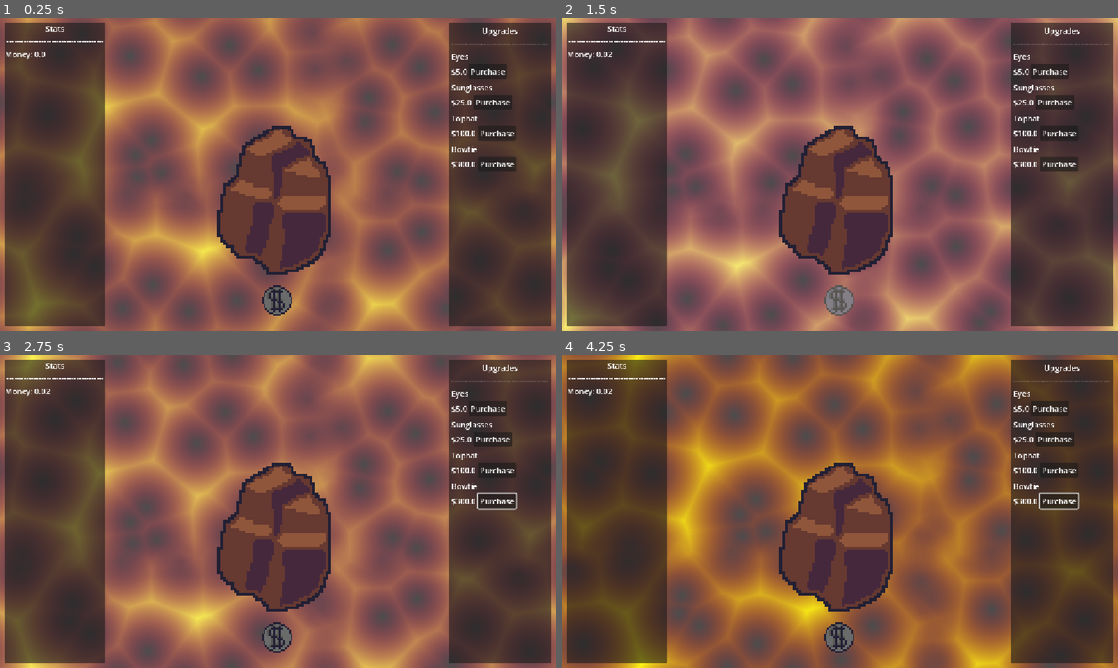
Above: before the commit, frames 1-4 (two rows, left to right).
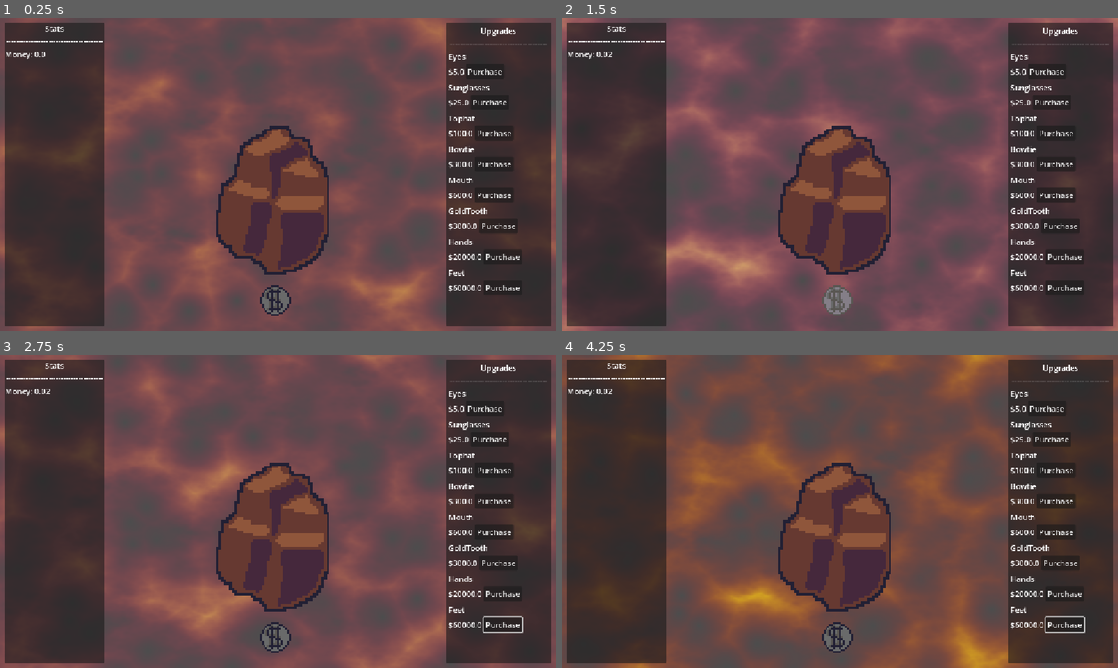
Above: after the commit, the same moments.

Repository: theophylaktos/incremental-game
Game: Godot game, scene res://game/main.tscn
Two runs of this game, one before a commit and one after it. Both use one fixed random seed, a clock stepped at 60 frames per second and the inputs below. Sound files missing from this copy of the repository are replaced by a short silence.
Inputs (mouse positions are in pixels of both pictures, inside the frame that each line leads up to; where the layout moved, square brackets give the same spot in the first picture):
- Up to frame 1 (0.25 s): no input
- Up to frame 2 (1.5 s): click "Purchase" at 0.5 s; click (834, 299) [840, 299] at 1.25 s
- Up to frame 3 (2.75 s): tap Enter at 2 s; move the mouse to (400, 495) at 2.02 s; hold Right from 2.03 s (still down); tap Alt at 2.1 s; click (400, 495) at 2.17 s
- Up to frame 4 (4.25 s): move the mouse to (728, 527) at 2.77 s; release Right at 2.78 s; hold Down 2.78-3.53 s; tap Shift at 2.85 s; move the mouse to (895, 442) at 3.52 s; hold Right from 3.53 s (still down); tap Alt at 3.6 s

The runs differ from the first frame. In frame 1, 47% of the frame differs, in the area x 0-100%, y 0-100%; in frame 2, 50%; in frame 3, 48%; in frame 4, 48%.

Commit message:
more upgrades

Diff:
--- /dev/null
+++ b/game/automatic_money.gd
@@ -0,0 +1,5 @@
+extends Control
+
+func _on_timer_timeout() -> void:
+	$Timer.wait_time = PlayerStats.automatic_money_wait_secs
+	PlayerStats.money += PlayerStats.automatic_money_amount
--- a/game/background.gdshader
+++ b/game/background.gdshader
@@ -1,8 +1,9 @@
 shader_type canvas_item;
 
 uniform sampler2D noise: repeat_enable;
+uniform sampler2D noise2: repeat_enable;
 
 void fragment() {
-	COLOR.ga = texture(noise, vec2(UV.x + sin(TIME) / 15., UV.y + cos(TIME) / 20.)).rg;
+	COLOR.ga = texture(noise, vec2(UV.x + sin(TIME) / 15., UV.y + cos(TIME) / 20.)).rg * texture(noise2, vec2(UV.x - sin(TIME) / 20., UV.y - cos(TIME) / 15.)).rg;
 	COLOR.b = + abs((sin(TIME) / 5.) + 0.5) - 0.25;
 }
--- a/game/control.gd
+++ b/game/control.gd
@@ -8,7 +8,10 @@
 	PlayerStats.sunglasses_changed.connect(_on_sunglasses_changed)
 	PlayerStats.tophat_changed.connect(_on_tophat_changed)
 	PlayerStats.bowtie_changed.connect(_on_bowtie_changed)
-
+	PlayerStats.mouth_changed.connect(_on_mouth_changed)
+	PlayerStats.gold_tooth_changed.connect(_on_gold_tooth_changed)
+	PlayerStats.hands_changed.connect(_on_hands_changed)
+	PlayerStats.feet_changed.connect(_on_feet_changed)
 func _on_eyes_changed() -> void:
 	$Eyes.visible = true
 
@@ -20,3 +23,15 @@
 
 func _on_bowtie_changed() -> void:
 	$Bowtie.visible = true
+
+func _on_mouth_changed() -> void:
+	$Mouth.visible = true
+
+func _on_gold_tooth_changed() -> void:
+	$GoldTooth.visible = true
+
+func _on_hands_changed() -> void:
+	$Hands.visible = true
+
+func _on_feet_changed() -> void:
+	$Feet.visible = true
--- a/game/global/player_stats.gd
+++ b/game/global/player_stats.gd
@@ -3,10 +3,17 @@
 signal money_changed
 signal eyes_changed
 signal sunglasses_changed
+signal tophat_changed
 signal bowtie_changed
-signal tophat_changed
+signal mouth_changed
+signal gold_tooth_changed
+signal hands_changed
+signal feet_changed
 
 var money_multiplier = 1
+
+var automatic_money_wait_secs = 1
+var automatic_money_amount = 0
 
 @export var money: float = 0:
 	set(new_value):
@@ -22,13 +29,46 @@
 		set(new_value):
 			sunglasses = new_value
 			sunglasses_changed.emit()
+			automatic_money_amount = 1
+
+@export var tophat: bool = false:
+		set(new_value):
+			tophat = new_value
+			tophat_changed.emit()
+			automatic_money_amount = 5
+			automatic_money_wait_secs = 0.5
 
 @export var bowtie: bool = false:
 		set(new_value):
 			bowtie = new_value
 			bowtie_changed.emit()
+			automatic_money_amount = 7
+			automatic_money_wait_secs = 0.3
 
-@export var tophat: bool = false:
+@export var mouth: bool = false:
 		set(new_value):
-			tophat = new_value
-			tophat_changed.emit()
+			mouth = new_value
+			mouth_changed.emit()
+			automatic_money_amount = 10
+			automatic_money_wait_secs = 0.2
+
+@export var gold_tooth: bool = false:
+		set(new_value):
+			gold_tooth = new_value
+			gold_tooth_changed.emit()
+			automatic_money_amount = 50
+			automatic_money_wait_secs = 0.1
+
+@export var hands: bool = false:
+		set(new_value):
+			hands = new_value
+			hands_changed.emit()
+			automatic_money_amount = 500
+			automatic_money_wait_secs = 0.1
+
+@export var feet: bool = false:
+		set(new_value):
+			feet = new_value
+			feet_changed.emit()
+			automatic_money_amount = 1000
+			automatic_money_wait_secs = 0.1
--- a/game/main.tscn
+++ b/game/main.tscn
@@ -3,14 +3,19 @@
 [ext_resource type="Script" uid="uid://hwnbriu8hcyv" path="res://game/main.gd" id="1_xtpaf"]
 [ext_resource type="Shader" uid="uid://bxurh7bq0hhuh" path="res://game/background.gdshader" id="2_dp3pf"]
 [ext_resource type="Script" uid="uid://dm25er7vi86yh" path="res://game/control.gd" id="2_lx3aj"]
-[ext_resource type="Texture2D" uid="uid://lfd84ycmvilt" path="res://assets/art/rock.png" id="2_xkbyp"]
 [ext_resource type="PackedScene" uid="uid://dyqrhsag13rg6" path="res://game/upgrade/upgrade.tscn" id="3_emt18"]
-[ext_resource type="Texture2D" uid="uid://dlhyvbcdvakl3" path="res://assets/art/eyes.png" id="3_lx3aj"]
-[ext_resource type="Texture2D" uid="uid://j7bt0qymchdo" path="res://assets/art/sunglasses.png" id="4_itumj"]
-[ext_resource type="Texture2D" uid="uid://ja02bhcpvltp" path="res://assets/art/tophat.png" id="5_dp3pf"]
-[ext_resource type="Texture2D" uid="uid://cl1gy2rv1l5q3" path="res://assets/art/bowtie.png" id="6_ioaqv"]
+[ext_resource type="Texture2D" uid="uid://lfd84ycmvilt" path="res://assets/art/rock/rock.png" id="4_yyxey"]
+[ext_resource type="Texture2D" uid="uid://dlhyvbcdvakl3" path="res://assets/art/rock/eyes.png" id="5_tv0fx"]
+[ext_resource type="Texture2D" uid="uid://j7bt0qymchdo" path="res://assets/art/rock/sunglasses.png" id="6_017dk"]
+[ext_resource type="Texture2D" uid="uid://ja02bhcpvltp" path="res://assets/art/rock/tophat.png" id="7_8ymx4"]
 [ext_resource type="Texture2D" uid="uid://cjqteqrgilfdy" path="res://assets/art/coin.png" id="8_itumj"]
+[ext_resource type="Texture2D" uid="uid://cl1gy2rv1l5q3" path="res://assets/art/rock/bowtie.png" id="8_m8y2r"]
 [ext_resource type="Script" uid="uid://bm31uhl12hfhf" path="res://game/coinbutton.gd" id="9_itumj"]
+[ext_resource type="Texture2D" uid="uid://dipr4taff67vj" path="res://assets/art/rock/mouth.png" id="9_yyxey"]
+[ext_resource type="Texture2D" uid="uid://dnpp37mhtqfe4" path="res://assets/art/rock/gold_tooth.png" id="10_tv0fx"]
+[ext_resource type="Texture2D" uid="uid://d732kvtu5e0q" path="res://assets/art/rock/hands.png" id="11_017dk"]
+[ext_resource type="Texture2D" uid="uid://274joylnamjy" path="res://assets/art/rock/feet.png" id="12_8ymx4"]
+[ext_resource type="Script" uid="uid://cekllt5j1oohi" path="res://game/automatic_money.gd" id="12_ioaqv"]
 
 [sub_resource type="FastNoiseLite" id="FastNoiseLite_8e1wj"]
 noise_type = 2
@@ -23,9 +28,18 @@
 seamless = true
 seamless_blend_skirt = 0.213
 
+[sub_resource type="FastNoiseLite" id="FastNoiseLite_fngjv"]
+noise_type = 2
+offset = Vector3(413.11, 0, 0)
+
+[sub_resource type="NoiseTexture2D" id="NoiseTexture2D_7bva4"]
+noise = SubResource("FastNoiseLite_fngjv")
+seamless = true
+
 [sub_resource type="ShaderMaterial" id="ShaderMaterial_fngjv"]
 shader = ExtResource("2_dp3pf")
 shader_parameter/noise = SubResource("NoiseTexture2D_dl6xb")
+shader_parameter/noise2 = SubResource("NoiseTexture2D_7bva4")
 
 [sub_resource type="AtlasTexture" id="AtlasTexture_lx3aj"]
 atlas = ExtResource("8_itumj")
@@ -56,9 +70,12 @@
 grow_vertical = 2
 
 [node name="HBoxContainer" type="HBoxContainer" parent="." unique_id=1824707589]
-layout_mode = 0
-offset_right = 1152.0
-offset_bottom = 648.0
+layout_mode = 1
+anchors_preset = 15
+anchor_right = 1.0
+anchor_bottom = 1.0
+grow_horizontal = 2
+grow_vertical = 2
 
 [node name="Statistics" type="MarginContainer" parent="HBoxContainer" unique_id=2030951628]
 layout_mode = 2
@@ -118,7 +135,7 @@
 anchor_bottom = 1.0
 grow_horizontal = 2
 grow_vertical = 2
-texture = ExtResource("2_xkbyp")
+texture = ExtResource("4_yyxey")
 expand_mode = 3
 stretch_mode = 5
 
@@ -129,7 +146,7 @@
 anchor_bottom = 1.0
 grow_horizontal = 2
 grow_vertical = 2
-texture = ExtResource("3_lx3aj")
+texture = ExtResource("5_tv0fx")
 expand_mode = 3
 stretch_mode = 5
 
@@ -140,7 +157,7 @@
 anchor_bottom = 1.0
 grow_horizontal = 2
 grow_vertical = 2
-texture = ExtResource("4_itumj")
+texture = ExtResource("6_017dk")
 expand_mode = 3
 stretch_mode = 5
 
@@ -151,7 +168,7 @@
 anchor_bottom = 1.0
 grow_horizontal = 2
 grow_vertical = 2
-texture = ExtResource("5_dp3pf")
+texture = ExtResource("7_8ymx4")
 expand_mode = 3
 stretch_mode = 5
 
@@ -162,7 +179,51 @@
 anchor_bottom = 1.0
 grow_horizontal = 2
 grow_vertical = 2
-texture = ExtResource("6_ioaqv")
+texture = ExtResource("8_m8y2r")
+expand_mode = 3
+stretch_mode = 5
+
+[node name="Mouth" type="TextureRect" parent="HBoxContainer/Center/MarginContainer/VBoxContainer/Textures" unique_id=878255703]
+layout_mode = 1
+anchors_preset = -1
+anchor_right = 1.0
+anchor_bottom = 1.0
+grow_horizontal = 2
+grow_vertical = 2
+texture = ExtResource("9_yyxey")
+expand_mode = 3
+stretch_mode = 5
+
+[node name="GoldTooth" type="TextureRect" parent="HBoxContainer/Center/MarginContainer/VBoxContainer/Textures" unique_id=1852825142]
+layout_mode = 1
+anchors_preset = -1
+anchor_right = 1.0
+anchor_bottom = 1.0
+grow_horizontal = 2
+grow_vertical = 2
+texture = ExtResource("10_tv0fx")
+expand_mode = 3
+stretch_mode = 5
+
+[node name="Hands" type="TextureRect" parent="HBoxContainer/Center/MarginContainer/VBoxContainer/Textures" unique_id=344619823]
+layout_mode = 1
+anchors_preset = -1
+anchor_right = 1.0
+anchor_bottom = 1.0
+grow_horizontal = 2
+grow_vertical = 2
+texture = ExtResource("11_017dk")
+expand_mode = 3
+stretch_mode = 5
+
+[node name="Feet" type="TextureRect" parent="HBoxContainer/Center/MarginContainer/VBoxContainer/Textures" unique_id=1887673293]
+layout_mode = 1
+anchors_preset = -1
+anchor_right = 1.0
+anchor_bottom = 1.0
+grow_horizontal = 2
+grow_vertical = 2
+texture = ExtResource("12_8ymx4")
 expand_mode = 3
 stretch_mode = 5
 
@@ -185,6 +246,7 @@
 [node name="Upgrades" type="MarginContainer" parent="HBoxContainer" unique_id=91594008]
 layout_mode = 2
 size_flags_horizontal = 3
+size_flags_stretch_ratio = 1.05
 theme_override_constants/margin_left = 10
 theme_override_constants/margin_top = 10
 theme_override_constants/margin_right = 10
@@ -200,17 +262,20 @@
 theme_override_constants/margin_right = 5
 theme_override_constants/margin_bottom = 5
 
-[node name="VBoxContainer" type="VBoxContainer" parent="HBoxContainer/Upgrades/PanelContainer/MarginContainer" unique_id=1042733598]
-layout_mode = 2
-size_flags_horizontal = 3
-
-[node name="Upgrades" type="Label" parent="HBoxContainer/Upgrades/PanelContainer/MarginContainer/VBoxContainer" unique_id=1276149519]
+[node name="ScrollContainer" type="ScrollContainer" parent="HBoxContainer/Upgrades/PanelContainer/MarginContainer" unique_id=640168813]
+layout_mode = 2
+
+[node name="VBoxContainer" type="VBoxContainer" parent="HBoxContainer/Upgrades/PanelContainer/MarginContainer/ScrollContainer" unique_id=1042733598]
+layout_mode = 2
+size_flags_horizontal = 3
+
+[node name="Upgrades" type="Label" parent="HBoxContainer/Upgrades/PanelContainer/MarginContainer/ScrollContainer/VBoxContainer" unique_id=1276149519]
 layout_mode = 2
 text = "Upgrades
 ---------------------------------------"
 horizontal_alignment = 1
 
-[node name="Eyes" parent="HBoxContainer/Upgrades/PanelContainer/MarginContainer/VBoxContainer" unique_id=121411007 instance=ExtResource("3_emt18")]
+[node name="Eyes" parent="HBoxContainer/Upgrades/PanelContainer/MarginContainer/ScrollContainer/VBoxContainer" unique_id=121411007 instance=ExtResource("3_emt18")]
 custom_minimum_size = Vector2(0, 60)
 layout_mode = 2
 size_flags_vertical = 0
@@ -219,7 +284,7 @@
 cost_increment = 1.0
 money_multiplier = 5
 
-[node name="Sunglasses" parent="HBoxContainer/Upgrades/PanelContainer/MarginContainer/VBoxContainer" unique_id=744312586 instance=ExtResource("3_emt18")]
+[node name="Sunglasses" parent="HBoxContainer/Upgrades/PanelContainer/MarginContainer/ScrollContainer/VBoxContainer" unique_id=744312586 instance=ExtResource("3_emt18")]
 custom_minimum_size = Vector2(0, 60)
 layout_mode = 2
 upgrade_name = "Sunglasses"
@@ -227,7 +292,7 @@
 cost_increment = 1.0
 money_multiplier = 4
 
-[node name="Tophat" parent="HBoxContainer/Upgrades/PanelContainer/MarginContainer/VBoxContainer" unique_id=842550833 instance=ExtResource("3_emt18")]
+[node name="Tophat" parent="HBoxContainer/Upgrades/PanelContainer/MarginContainer/ScrollContainer/VBoxContainer" unique_id=842550833 instance=ExtResource("3_emt18")]
 custom_minimum_size = Vector2(0, 60)
 layout_mode = 2
 upgrade_name = "Tophat"
@@ -235,9 +300,53 @@
 cost_increment = 1.0
 money_multiplier = 3
 
-[node name="Bowtie" parent="HBoxContainer/Upgrades/PanelContainer/MarginContainer/VBoxContainer" unique_id=336638790 instance=ExtResource("3_emt18")]
+[node name="Bowtie" parent="HBoxContainer/Upgrades/PanelContainer/MarginContainer/ScrollContainer/VBoxContainer" unique_id=336638790 instance=ExtResource("3_emt18")]
 custom_minimum_size = Vector2(0, 60)
 layout_mode = 2
 upgrade_name = "Bowtie"
 initial_cost = 300.0
 cost_increment = 1.0
+money_multiplier = 4
+
+[node name="Mouth" parent="HBoxContainer/Upgrades/PanelContainer/MarginContainer/ScrollContainer/VBoxContainer" unique_id=1358352777 instance=ExtResource("3_emt18")]
+custom_minimum_size = Vector2(0, 60)
+layout_mode = 2
+upgrade_name = "Mouth"
+initial_cost = 600.0
+cost_increment = 1.0
+money_multiplier = 5
+
+[node name="GoldTooth" parent="HBoxContainer/Upgrades/PanelContainer/MarginContainer/ScrollContainer/VBoxContainer" unique_id=406925483 instance=ExtResource("3_emt18")]
+custom_minimum_size = Vector2(0, 60)
+layout_mode = 2
+upgrade_name = "GoldTooth"
+initial_cost = 3000.0
+cost_increment = 1.0
+money_multiplier = 10
+
+[node name="Hands" parent="HBoxContainer/Upgrades/PanelContainer/MarginContainer/ScrollContainer/VBoxContainer" unique_id=813367432 instance=ExtResource("3_emt18")]
+custom_minimum_size = Vector2(0, 60)
+layout_mode = 2
+upgrade_name = "Hands"
+initial_cost = 20000.0
+cost_increment = 1.0
+money_multiplier = 3
+
+[node name="Feet" parent="HBoxContainer/Upgrades/PanelContainer/MarginContainer/ScrollContainer/VBoxContainer" unique_id=982170974 instance=ExtResource("3_emt18")]
+custom_minimum_size = Vector2(0, 60)
+layout_mode = 2
+upgrade_name = "Feet"
+initial_cost = 60000.0
+cost_increment = 1.0
+money_multiplier = 2
+
+[node name="AutomaticMoney" type="Control" parent="." unique_id=1456864273]
+anchors_preset = 0
+offset_right = 40.0
+offset_bottom = 40.0
+script = ExtResource("12_ioaqv")
+
+[node name="Timer" type="Timer" parent="AutomaticMoney" unique_id=830613400]
+autostart = true
+
+[connection signal="timeout" from="AutomaticMoney/Timer" to="AutomaticMoney" method="_on_timer_timeout"]
--- a/game/upgrade/upgrade.gd
+++ b/game/upgrade/upgrade.gd
@@ -33,6 +33,14 @@
 			PlayerStats.tophat = true
 		"Bowtie":
 			PlayerStats.bowtie = true
+		"Mouth":
+			PlayerStats.mouth = true
+		"GoldTooth":
+			PlayerStats.gold_tooth = true
+		"Hands":
+			PlayerStats.hands = true
+		"Feet":
+			PlayerStats.feet = true
 
 	purchases += 1
 	if (purchases >= max_purchases):
Binary file changed: assets/art/fully_decorated_rock.ase
Renamed: assets/art/bowtie.png -> assets/art/rock/bowtie.png
Not shown, added: assets/art/rock/bowtie.png.import
Renamed: assets/art/eyes.png -> assets/art/rock/eyes.png
Not shown, added: assets/art/rock/eyes.png.import
Binary file added: assets/art/rock/feet.png
Not shown, changed: assets/art/rock/feet.png.import
Binary file added: assets/art/rock/fully_decorated_rock.ase
Binary file added: assets/art/rock/gold_tooth.png
Not shown, changed: assets/art/rock/gold_tooth.png.import
Binary file added: assets/art/rock/hands.png
Not shown, changed: assets/art/rock/hands.png.import
(and 12 more such lines)
